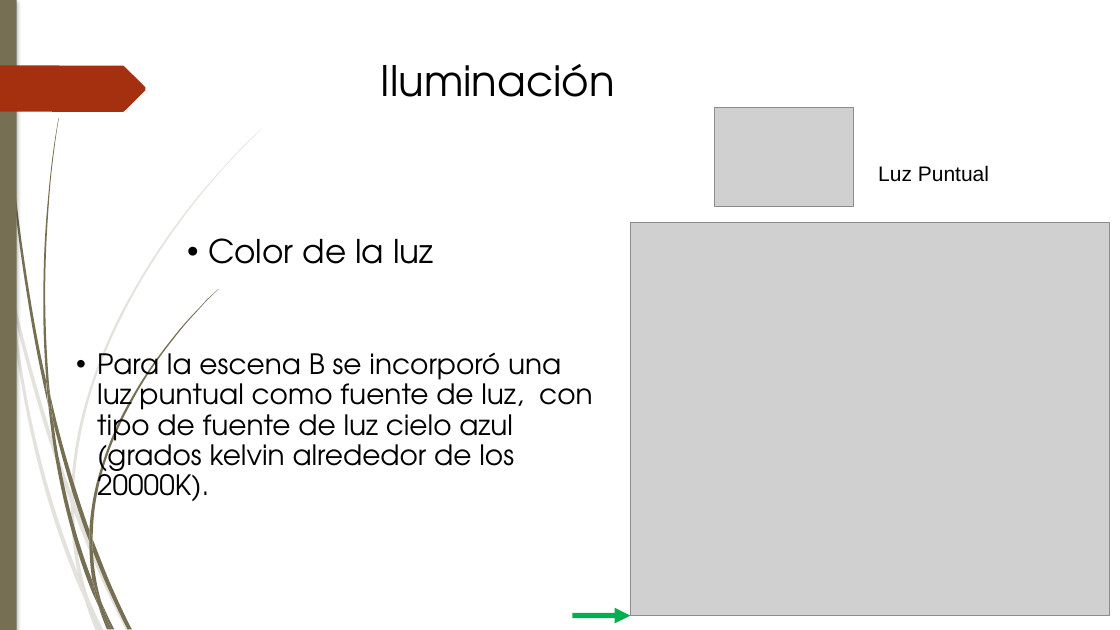
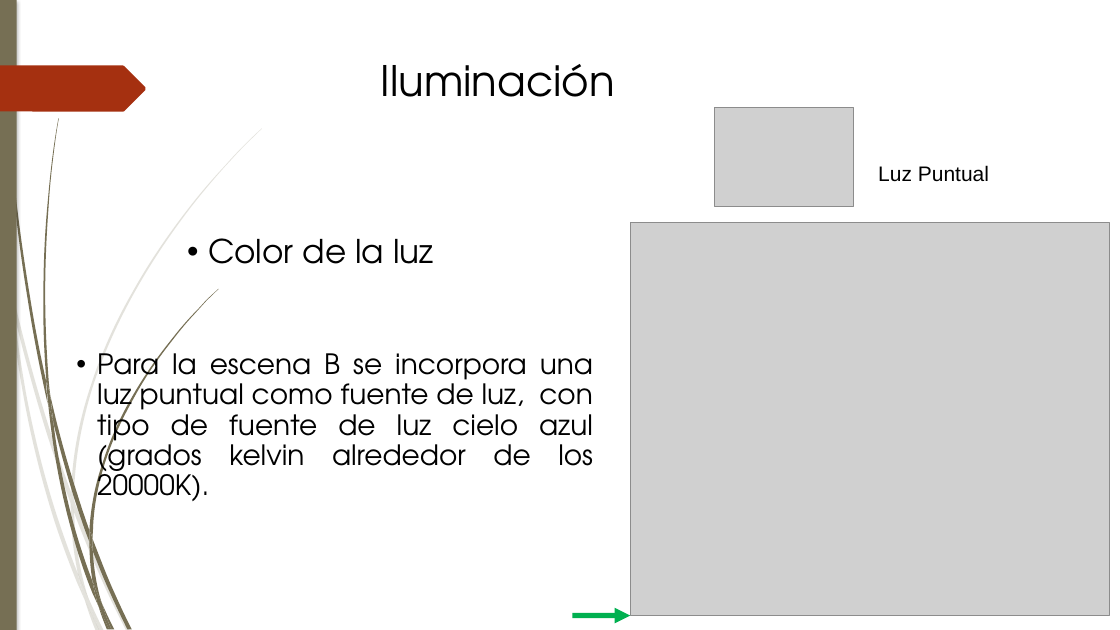
Before and after one commit to Barbmatt/Proyecto2, a slide deck: slide 14 of Presentación/Presentacion Proyecto 2.pptx. Drawn at 1120x630 pixels with LibreOffice and Linux fonts; fonts in the diff are those of the drawing; grey boxes stand for pictures. Boxes give left, top, right and bottom in pixels: in the first picture for what was removed or moved away, otherwise in the second. Text is boxed around its words. In the diff, an @@ line names an element or a change of style, - is before the commit and + after.

```diff
--- a/Presentación/Presentacion Proyecto 2.pptx
+++ b/Presentación/Presentacion Proyecto 2.pptx
@@ freeform shape at box(71, 129, 262, 501): outline redrawn @@
@@ freeform shape at box(89, 289, 218, 539): outline redrawn @@
@@ text at box(97, 353, 593, 501): text changed @@
-• Para la escena B se incorporó una luz puntual como fuente de luz, con tipo de fuente de luz cielo azul (grados kelvin alrededor de los 20000K).
+• Para la escena B se incorpora una luz puntual como fuente de luz, con tipo de fuente de luz cielo azul (grados kelvin alrededor de los 20000K).
```
Also in this commit, not shown: 14 other slides changed, 1 slide added, 1 slide removed, 2 other files.
